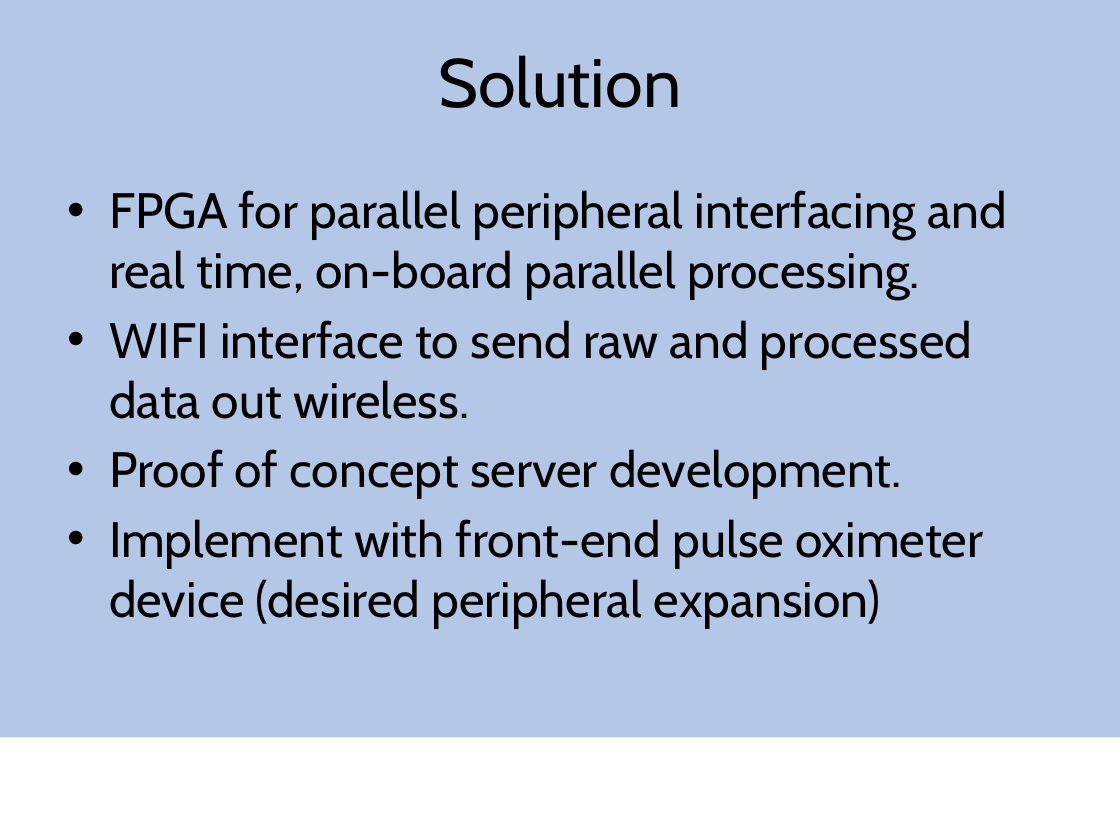
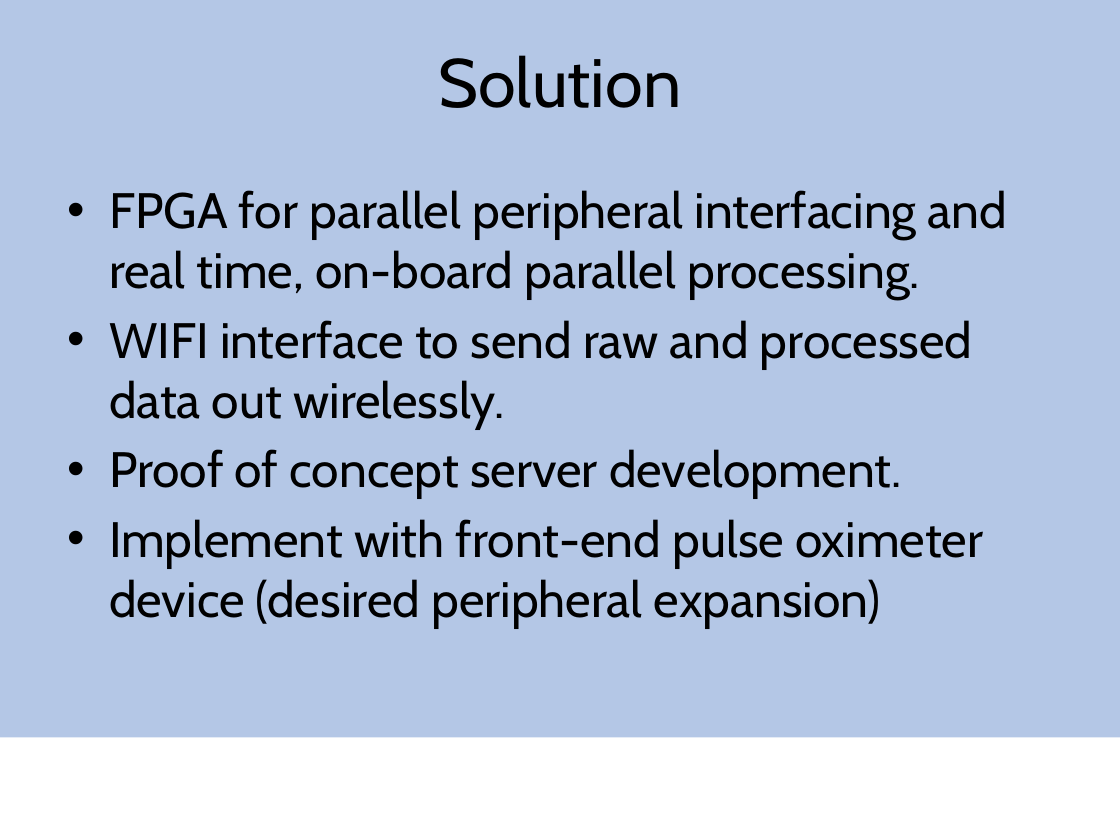
Before and after one commit to mec391/pulseox, a slide deck: slide 4 of capstone.pptx. Drawn at 1120x840 pixels with LibreOffice and Linux fonts; fonts in the diff are those of the drawing; background and template pictures are left out. Boxes give left, top, right and bottom in pixels: in the first picture for what was removed or moved away, otherwise in the second. Text is boxed around its words. In the diff, an @@ line names an element or a change of style, - is before the commit and + after.

```diff
--- a/capstone.pptx
+++ b/capstone.pptx
@@ text at <box>109,320,973,428</box>: text changed @@
-• WIFI interface to send raw and processed data out wireless.
+• WIFI interface to send raw and processed data out wirelessly.
```
Also in this commit, not shown: 5 other slides changed, 11 slides added, 1 slide removed.
